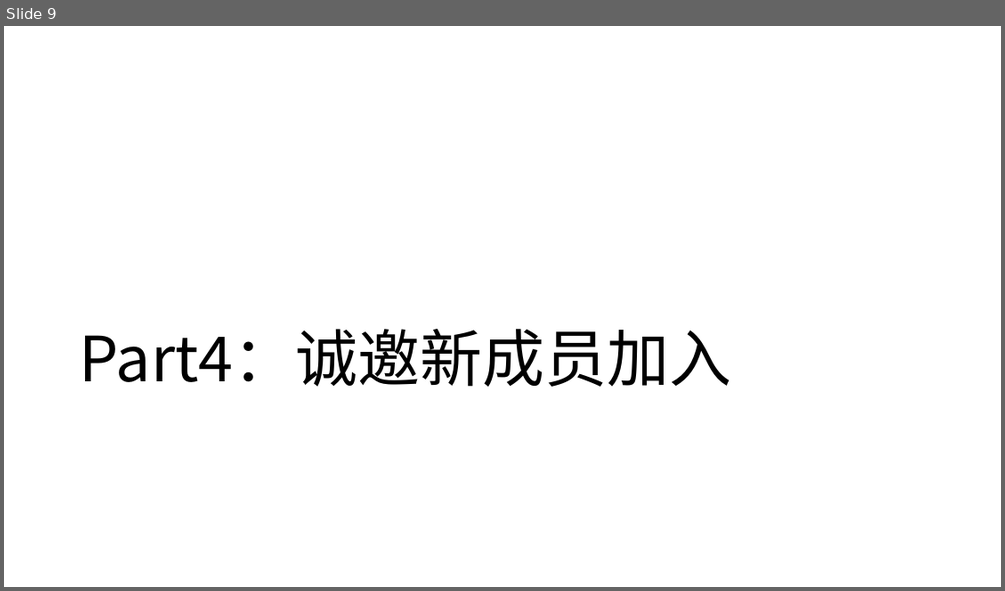
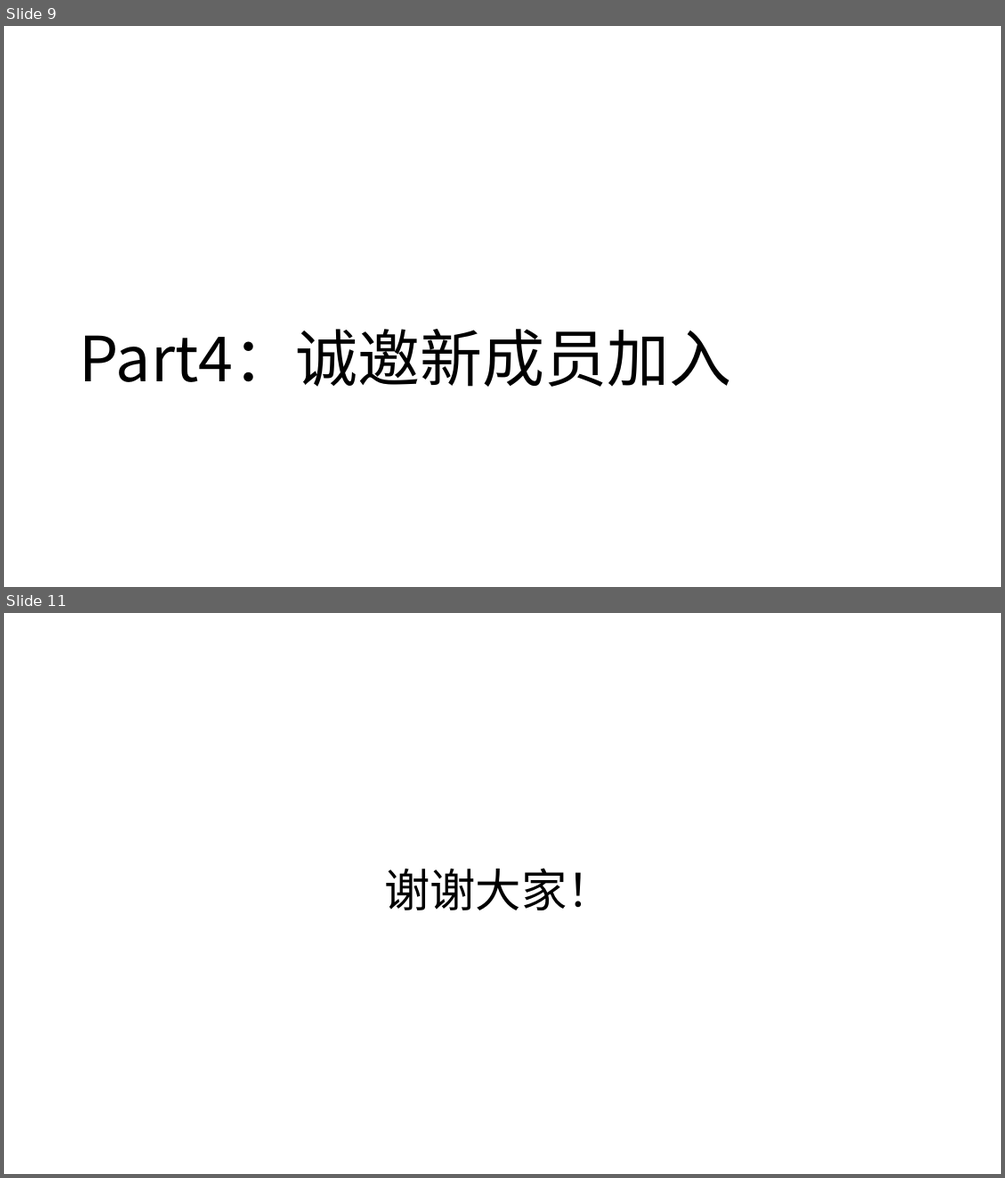
Before and after one commit to wujiaqipsy/TaskRelevance, a slide deck: 4_Reports/2025_AutumnSummary_wjq.pptx. Shown one above the other, each under a label of ours: slide 9 before the commit, slides 9 and 11 after it; the slides between them are not shown. The pictures are 1005x591 and 1005x1178 pixels, drawn with LibreOffice and Linux fonts; fonts in the diff are those of the drawing. Boxes give left, top, right and bottom in pixels: in the first picture for what was removed or moved away, otherwise in the second. Text is boxed around its words. In the diff, an @@ line names an element or a change of style, - is before the commit and + after.

```diff
--- a/4_Reports/2025_AutumnSummary_wjq.pptx
+++ b/4_Reports/2025_AutumnSummary_wjq.pptx
@@ slide 11 added at box(4, 613, 1001, 1174), background #FFFFFF @@
@@ text added at box(384, 868, 613, 910), 44 pt, text #000000 @@
+谢谢大家！
```
Also in this commit, not shown: 3 slides changed, 3 other slides added, 2 slides removed, 3 other files.
